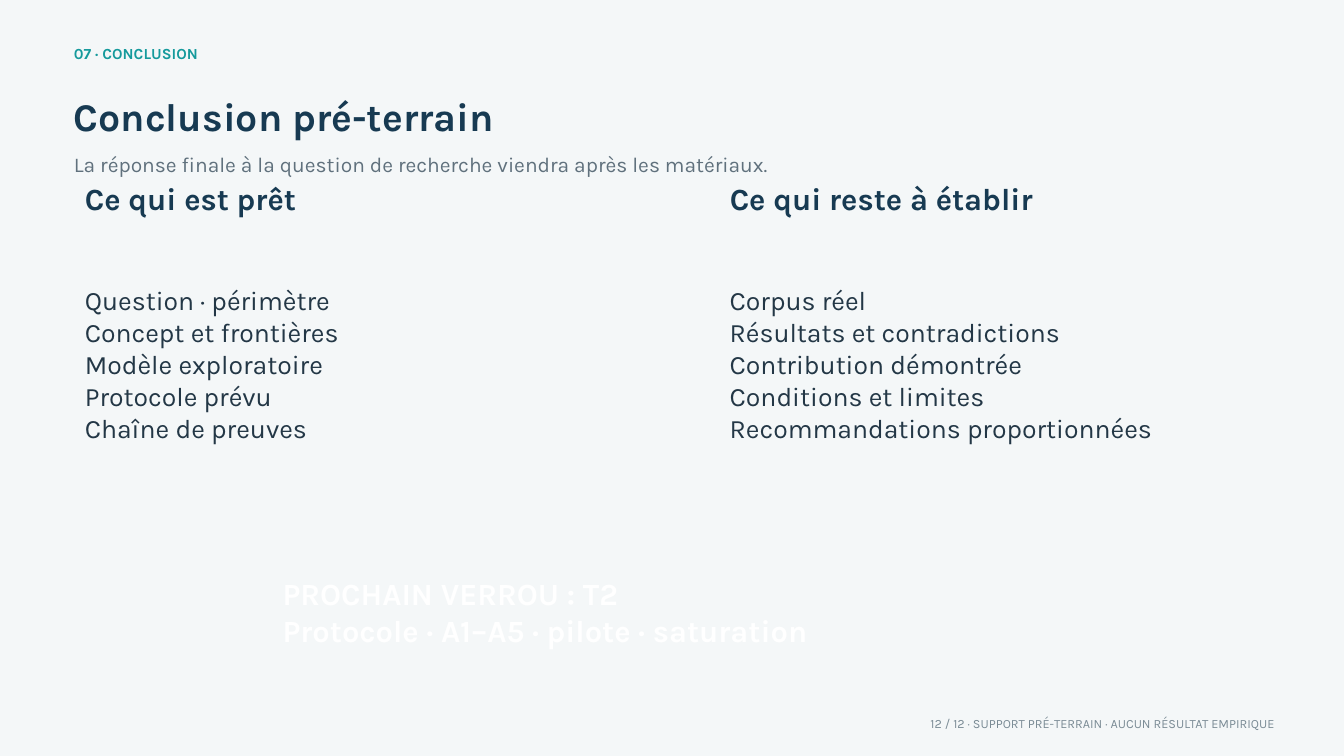
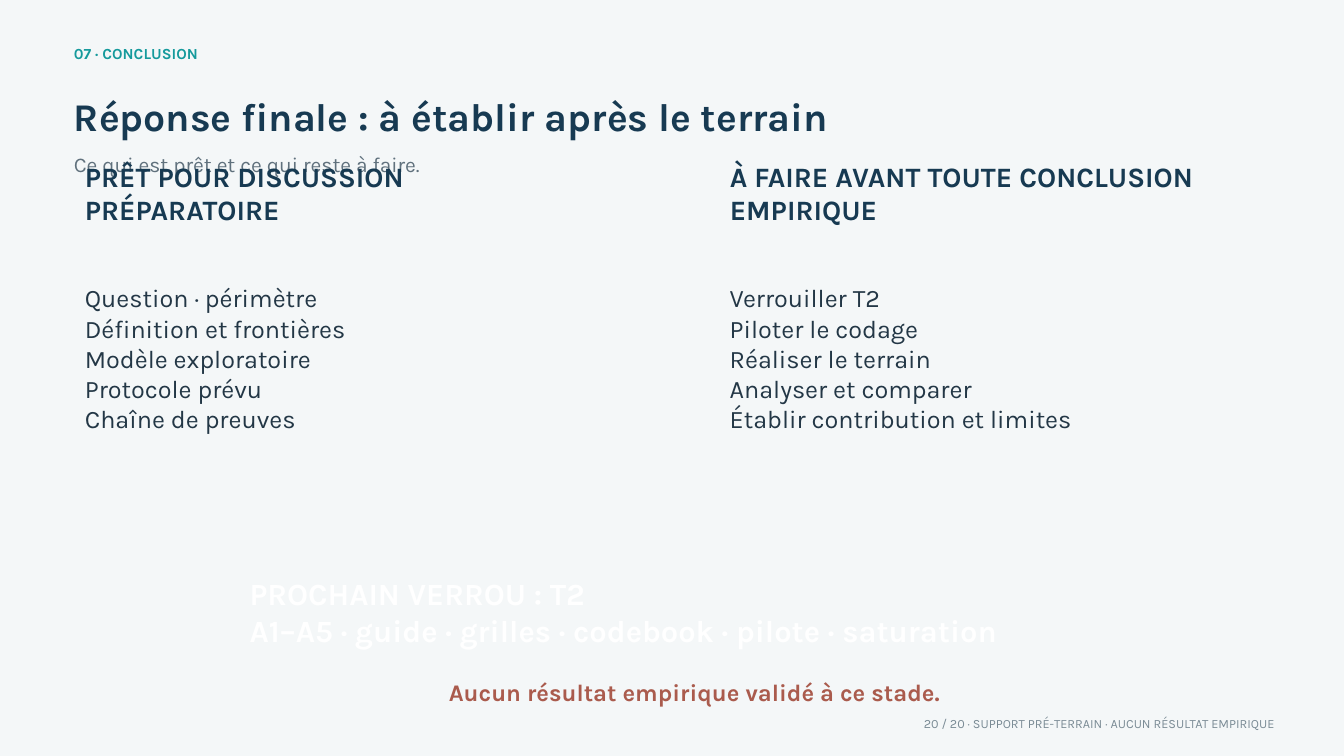
Before and after one commit to upl-gabon/These-Presidence, a slide deck: slide 20 of docs/DEPOT_AUTEUR/PROPOSITION_SUPPORT_SOUTENANCE_PRE_TERRAIN.pptx (slide 12 before the commit). Drawn at 1344x756 pixels with LibreOffice and Linux fonts; fonts in the diff are those of the drawing. Boxes give left, top, right and bottom in pixels: in the first picture for what was removed or moved away, otherwise in the second. Text is boxed around its words. In the diff, an @@ line names an element or a change of style, - is before the commit and + after.

```diff
--- a/docs/DEPOT_AUTEUR/PROPOSITION_SUPPORT_SOUTENANCE_PRE_TERRAIN.pptx
+++ b/docs/DEPOT_AUTEUR/PROPOSITION_SUPPORT_SOUTENANCE_PRE_TERRAIN.pptx
@@ text at [74,100,828,141]: text changed; size 15 to 28 pt; text colour #60717D to #173A52; bold on @@
-La réponse finale à la question de recherche viendra après les matériaux.
+Réponse finale : à établir après le terrain
@@ text at [74,156,420,177]: text changed; size 28 to 15 pt; text colour #173A52 to #60717D; bold off @@
-Conclusion pré-terrain
+Ce qui est prêt et ce qui reste à faire.
@@ text at [85,161,403,221]: text changed; size 22 to 20 pt @@
-Ce qui est prêt
+PRÊT POUR DISCUSSION PRÉPARATOIRE
@@ text at [730,161,1193,225]: text changed; size 22 to 20 pt @@
-Ce qui reste à établir
+À FAIRE AVANT TOUTE CONCLUSION EMPIRIQUE
@@ text at [85,288,317,434]: size 19 to 18 pt in "Question · périmètre", "Modèle exploratoire", "Protocole prévu", "Chaîne de preuves" @@
@@ text at [730,289,1071,429]: text changed; size 19 to 18 pt @@
-Corpus réel
-Résultats et contradictions
-Contribution démontrée
-Conditions et limites
-Recommandations proportionnées
+Verrouiller T2
+Piloter le codage
+Réaliser le terrain
+Analyser et comparer
+Établir contribution et limites
@@ text at [85,319,345,339]: text changed; size 19 to 18 pt @@
-Concept et frontières
+Définition et frontières
@@ text added at [449,682,939,707], 17 pt, text #AA5B4D, bold @@
+Aucun résultat empirique validé à ce stade.
@@ text at [924,717,1274,730]: text changed @@
-12 / 12 · SUPPORT PRÉ-TERRAIN · AUCUN RÉSULTAT EMPIRIQUE
+20 / 20 · SUPPORT PRÉ-TERRAIN · AUCUN RÉSULTAT EMPIRIQUE
```
Also in this commit, not shown: 9 other slides changed, 10 slides added, 2 slides removed, 5 other files.
